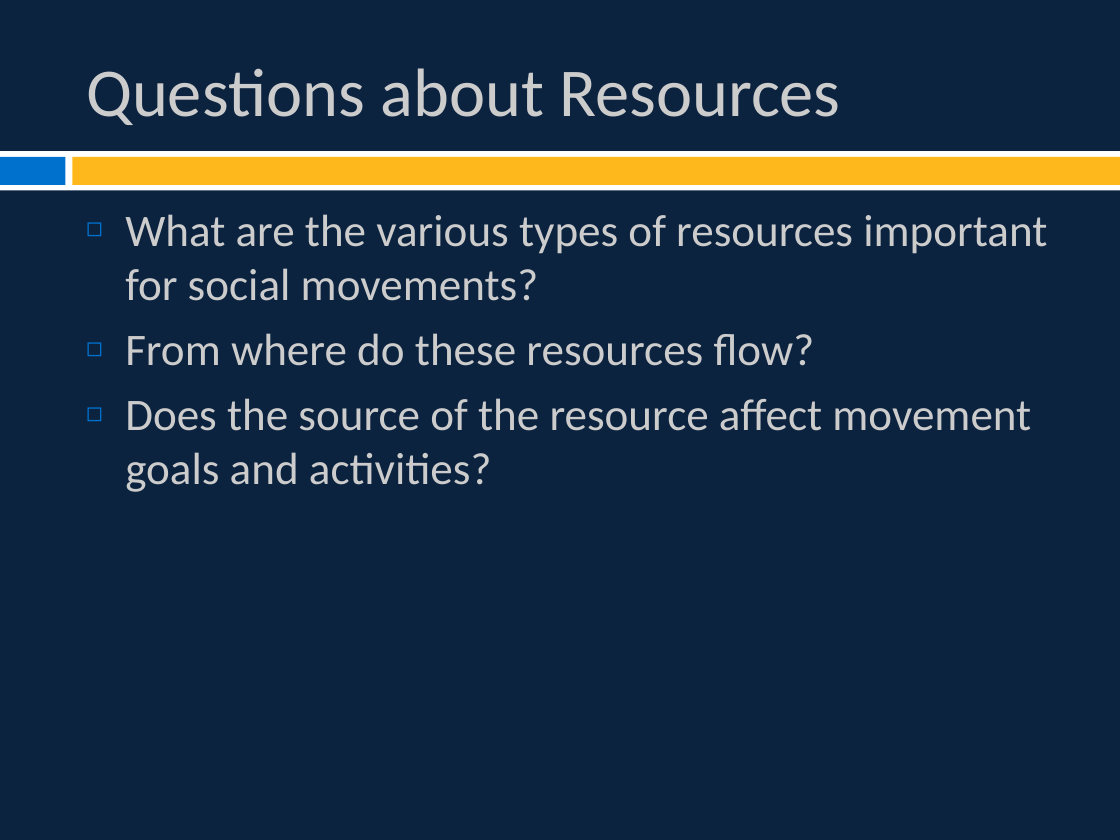
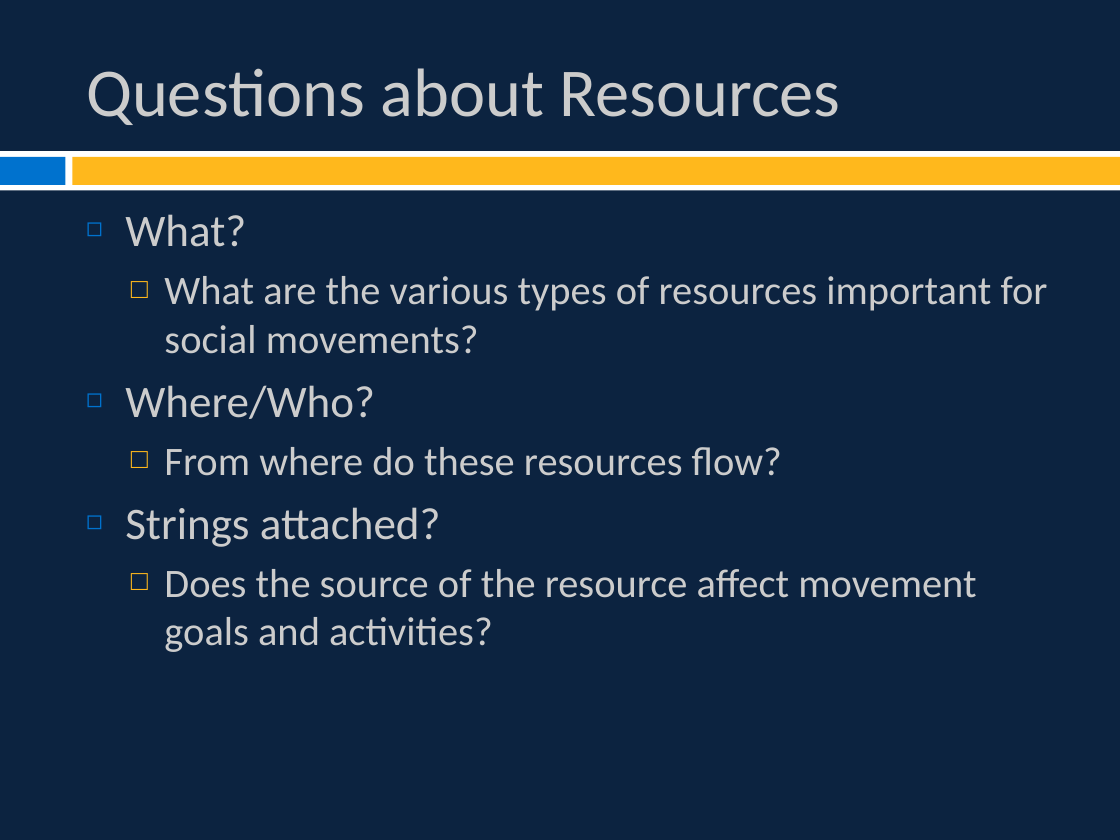
Before and after one commit to burrelvannjr/movements_csuf, a slide deck: slide 3 of ppts/Chapter 3b Slides.pptx. Drawn at 1120x840 pixels with LibreOffice and Linux fonts; fonts in the diff are those of the drawing. Boxes give left, top, right and bottom in pixels: in the first picture for what was removed or moved away, otherwise in the second. Text is boxed around its words. In the diff, an @@ line names an element or a change of style, - is before the commit and + after.

Commit message:
added discussion questions, new mccarthy doc, updated slides

```diff
--- a/ppts/Chapter 3b Slides.pptx
+++ b/ppts/Chapter 3b Slides.pptx
@@ text at <box>125,214,246,247</box>: paragraph added @@
+◻ What?
@@ text at <box>164,276,1048,652</box>: size 29 to 26 pt in "What are the various types of resources ...", "From where do these resources flow?", "Does the source of the resource affect ..."; bullet ◻ to □; list level 1 to 2 in "What are the various types ..."; bullet colour #0072CE to #FFB81C; list level 1 to 2 in "From where do these resources ..."; list level 1 to 2 in "Does the source of the ..." @@
@@ text at <box>125,385,375,419</box>: paragraph added @@
+◻ Where/Who?
@@ text at <box>125,507,441,547</box>: paragraph added @@
+◻ Strings attached?
```
Also in this commit, not shown: 5 other slides changed, 4 other files.
